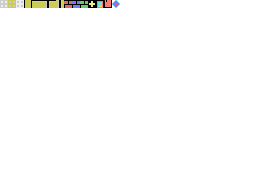
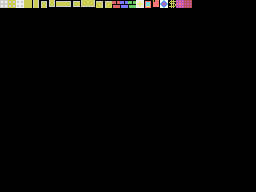
Layers edited between the first and the second 256 × 192 image:
renamed "Capa 47" to "Capa 48", painted on it over [24, 0, 192, 8]
removed layer "Capa 46" over [24, 0, 120, 8]
showed "Fondo negro" over [0, 0, 256, 192]
